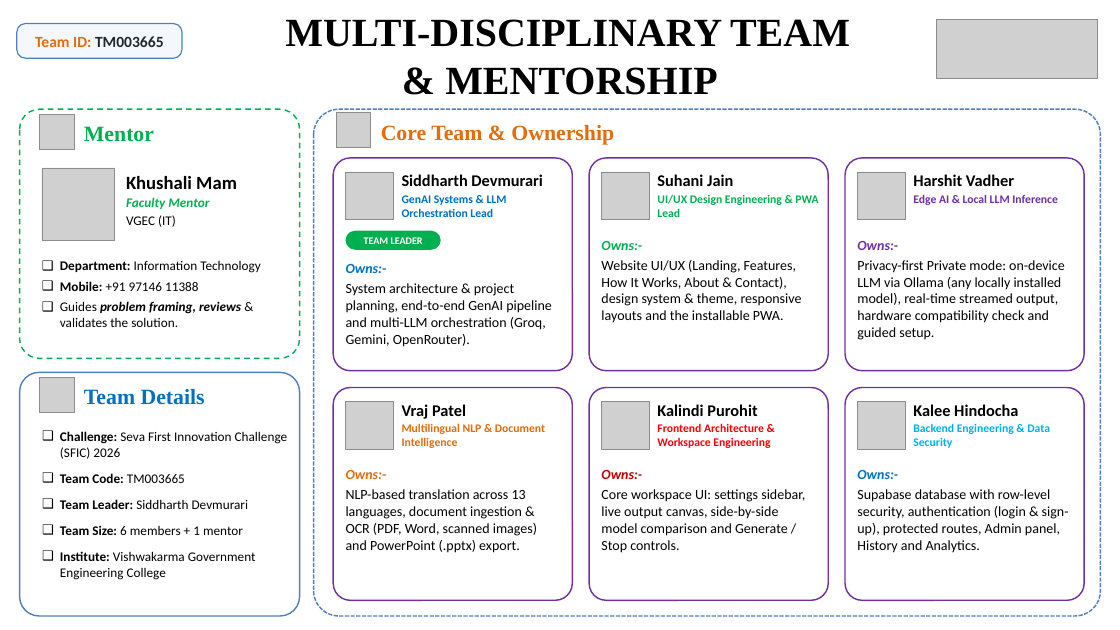
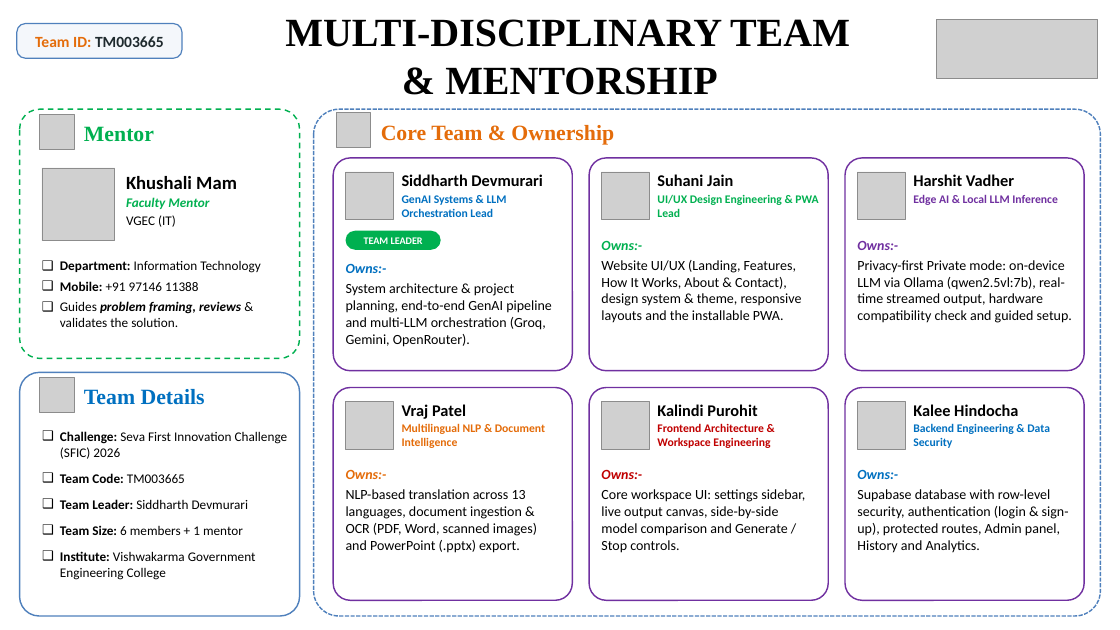
Before and after one commit to SiddharthDevmurari/SankShep.ai-SFIC, a slide deck: slide 8 of SFIC Synopsis PPT.pptx. Drawn at 1120x630 pixels with LibreOffice and Linux fonts; fonts in the diff are those of the drawing; grey boxes stand for pictures. Boxes give left, top, right and bottom in pixels: in the first picture for what was removed or moved away, otherwise in the second. Text is boxed around its words. In the diff, an @@ line names an element or a change of style, - is before the commit and + after.

```diff
--- a/SFIC Synopsis PPT.pptx
+++ b/SFIC Synopsis PPT.pptx
@@ text at (x1=857, y1=260, x2=1072, y2=323): text changed @@
-Privacy-first Private mode: on-device LLM via Ollama (any locally installed model), real-time streamed output, hardware compatibility check and guided setup.
+Privacy-first Private mode: on-device LLM via Ollama (qwen2.5vl:7b), real-time streamed output, hardware compatibility check and guided setup.
@@ text at (x1=657, y1=423, x2=770, y2=448): text colour #FF0000 to #C00000 in "Frontend Architecture & Workspace Engineering" @@
@@ text at (x1=913, y1=423, x2=1050, y2=448): text colour #00B0F0 to #0070C0 in "Backend Engineering & Data Security" @@
```
Also in this commit, not shown: 4 other slides changed, 1 other file.
